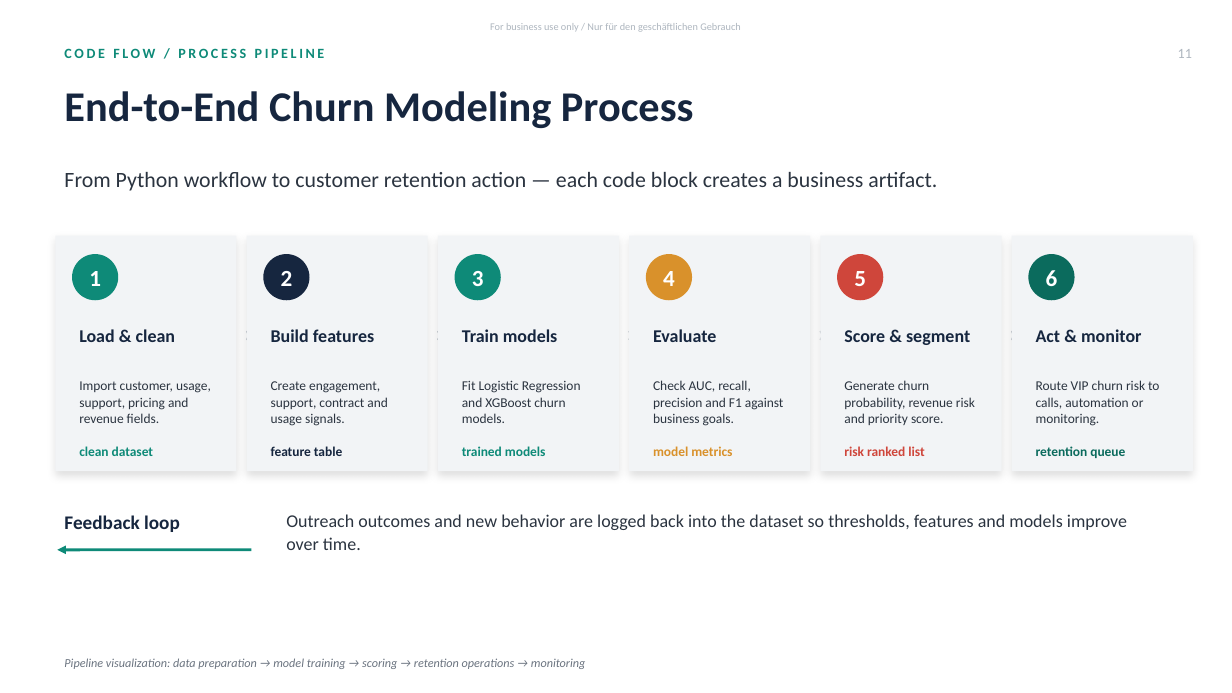
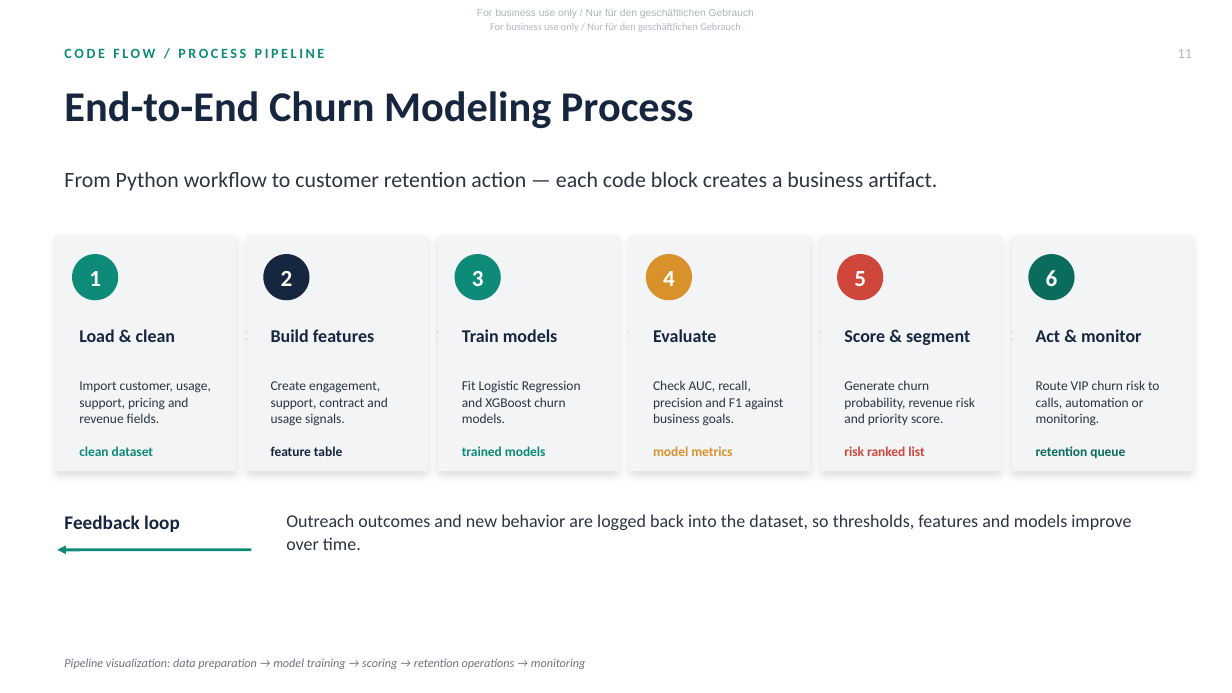
Before and after one commit to michaluhrinek/Corporate-Data-Science-Portfolio, a slide deck: slide 11 of Churn Prediction/Churn_Prediction_Deck_corrected.pptx. Drawn at 1232x693 pixels with LibreOffice and Linux fonts; fonts in the diff are those of the drawing. Boxes give left, top, right and bottom in pixels: in the first picture for what was removed or moved away, otherwise in the second. Text is boxed around its words. In the diff, an @@ line names an element or a change of style, - is before the commit and + after.

```diff
--- a/Churn Prediction/Churn_Prediction_Deck_corrected.pptx
+++ b/Churn Prediction/Churn_Prediction_Deck_corrected.pptx
@@ text added at <box>477,9,754,18</box>, 8 pt, text #537173 at 50% opacity @@
+For business use only / Nur für den geschäftlichen Gebrauch
@@ text at <box>286,514,1131,550</box>: text changed @@
-Outreach outcomes and new behavior are logged back into the dataset so thresholds, features and models improve over time.
+Outreach outcomes and new behavior are logged back into the dataset, so thresholds, features and models improve over time.
```
Also in this commit, not shown: 10 other slides changed, 2 other files.
